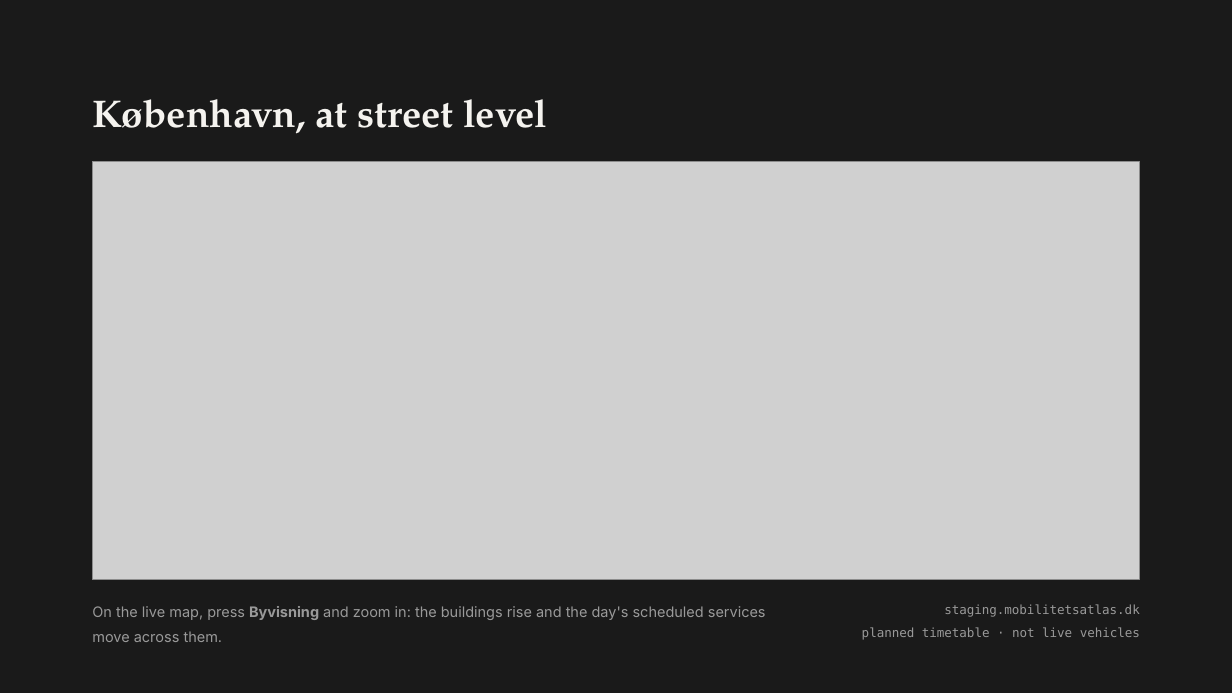
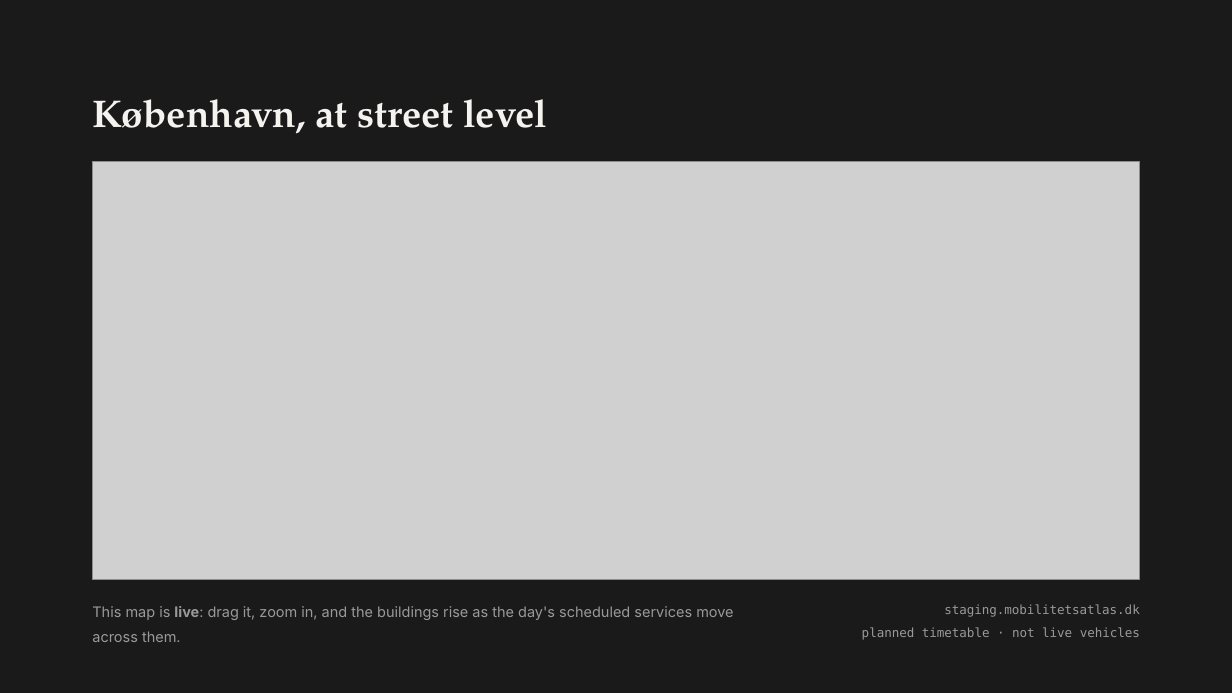
Before and after one commit to betamobility/slides, a slide deck: slide 16 of decks/mobilitetsatlas-intro/Mobilitetsatlas-introduktion.pptx. Drawn at 1232x693 pixels with LibreOffice and Linux fonts; fonts in the diff are those of the drawing; grey boxes stand for pictures. Boxes give left, top, right and bottom in pixels: in the first picture for what was removed or moved away, otherwise in the second. Text is boxed around its words. In the diff, an @@ line names an element or a change of style, - is before the commit and + after.

```diff
--- a/decks/mobilitetsatlas-intro/Mobilitetsatlas-introduktion.pptx
+++ b/decks/mobilitetsatlas-intro/Mobilitetsatlas-introduktion.pptx
@@ text at (92,606,733,642): text changed @@
-On the live map, press Byvisning and zoom in: the buildings rise and the day's scheduled services move across them.
+This map is live: drag it, zoom in, and the buildings rise as the day's scheduled services move across them.
```
Also in this commit, not shown: 2 other slides changed, 12 other files.
